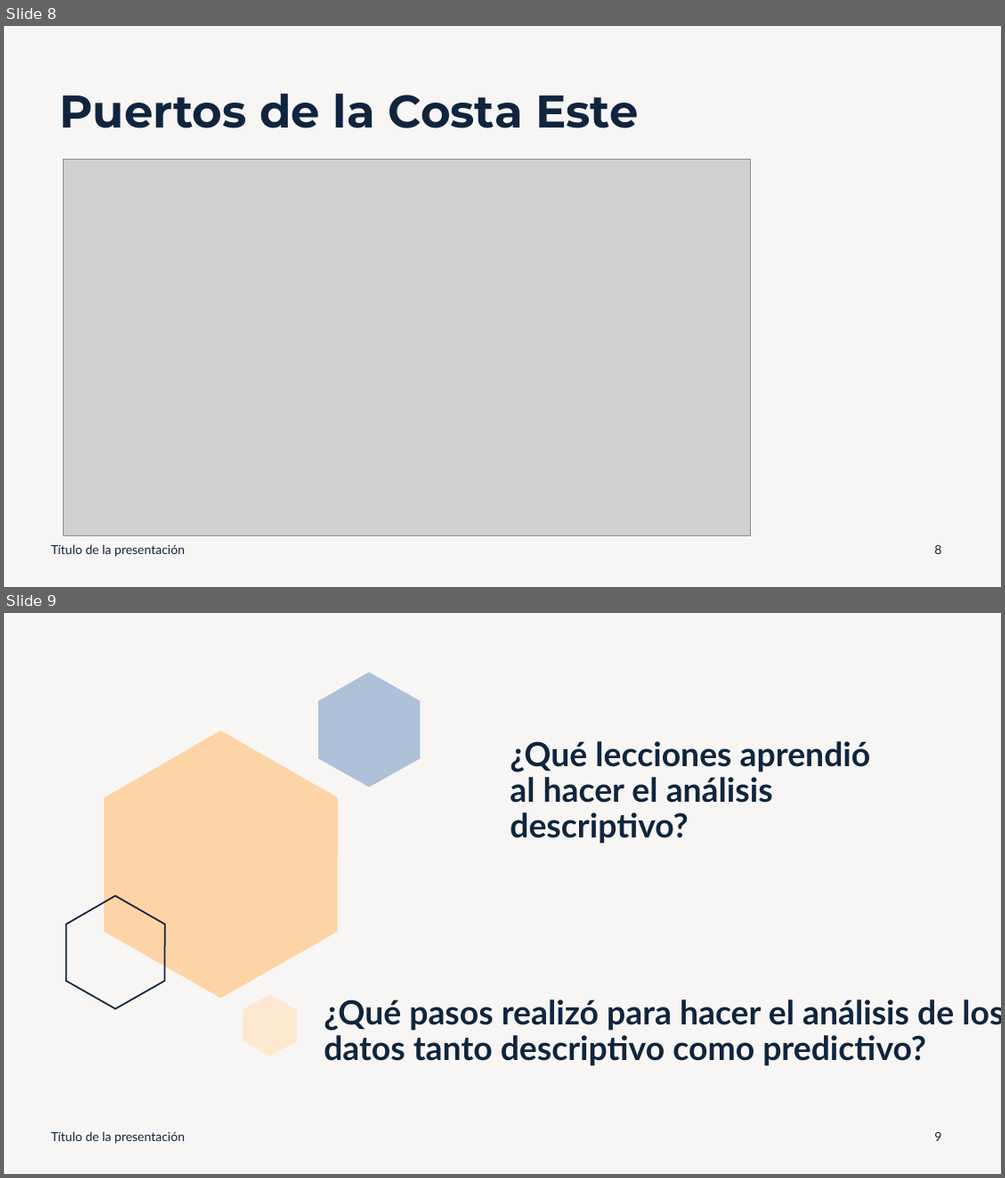
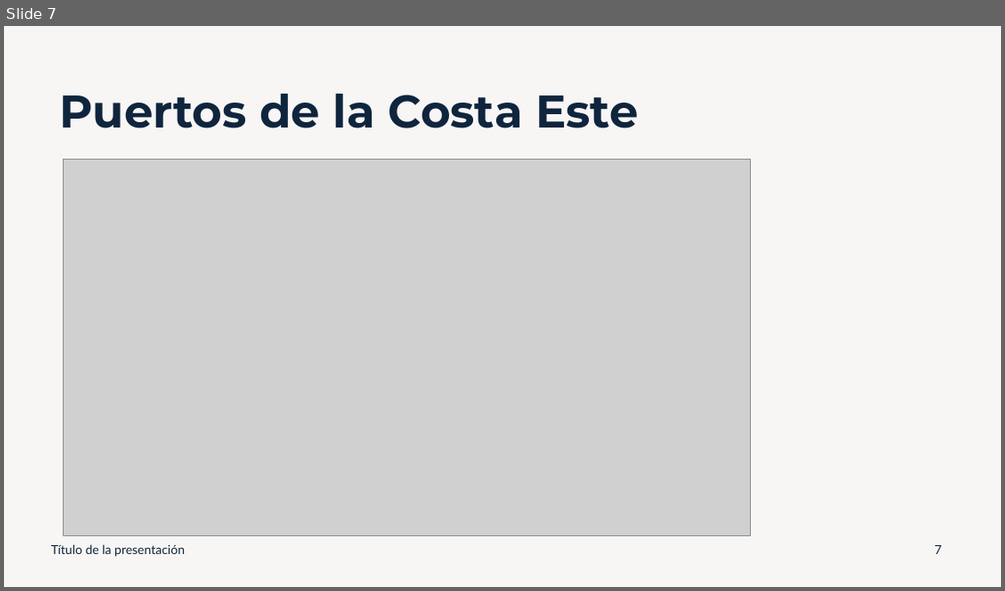
Before and after one commit to isaacmedina/usa-container-ports-timeline-series, a slide deck: docs/Presentacion.pptx. Shown one above the other, each under a label of ours: slides 8 and 9 before the commit, slide 7 after it. The pictures are 1005x1178 and 1005x591 pixels, drawn with LibreOffice and Linux fonts; fonts in the diff are those of the drawing; grey boxes stand for pictures. Boxes give left, top, right and bottom in pixels: in the first picture for what was removed or moved away, otherwise in the second. Text is boxed around its words. In the diff, an @@ line names an element or a change of style, - is before the commit and + after.

```diff
--- a/docs/Presentacion.pptx
+++ b/docs/Presentacion.pptx
@@ slide 9 removed at (4, 613, 1001, 1174), background #DCD3CC at 20% opacity @@
@@ freeform shape removed at (318, 672, 420, 787) @@
@@ freeform shape removed at (105, 730, 338, 998) @@
@@ title removed at (510, 741, 871, 844) @@
-¿Qué lecciones aprendió al hacer el análisis descriptivo?
@@ freeform shape removed at (66, 896, 165, 1008) @@
@@ freeform shape removed at (243, 995, 297, 1056) @@
@@ text removed at (324, 999, 1001, 1066) @@
-¿Qué pasos realizó para hacer el análisis de los datos tanto descriptivo como predictivo?
@@ text removed at (51, 1131, 185, 1143) @@
-Título de la presentación
@@ page number removed at (934, 1132, 941, 1141) @@
-9
@@ what was slide 8 is now slide 7 @@
@@ page number at (934, 545, 941, 554): text changed @@
-8
+7
```
Also in this commit, not shown: 5 slides changed, 2 slides added, 4 other slides removed, 3 other files.
